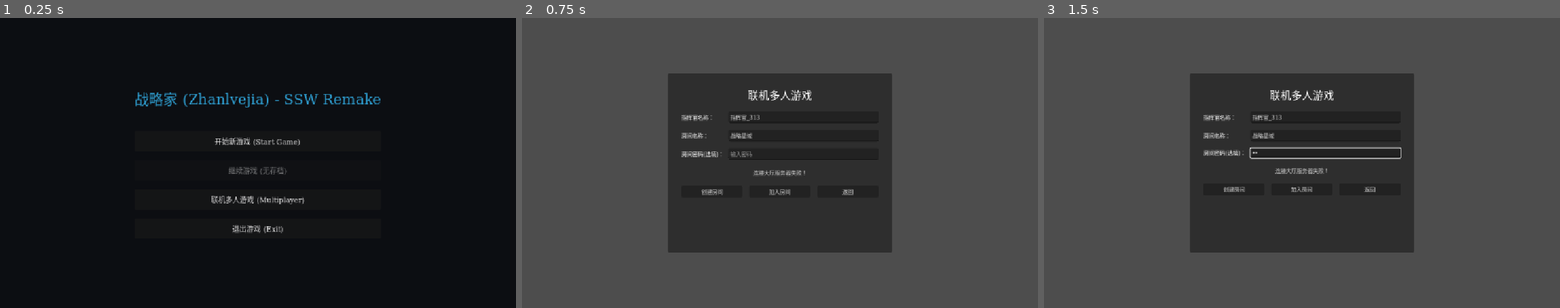
Above: before the commit, frames 1-3 (left to right).
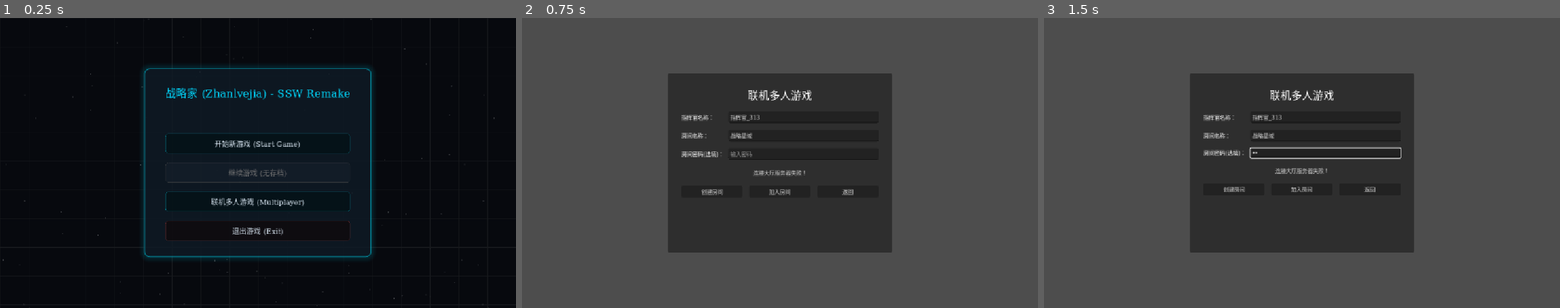
Above: after the commit, the same moments.

Repository: daizi-lab/Xgame
Game: Godot game, scene res://src/ui/main_menu.tscn
Same seed, same stepped clock (60 frames per second), same inputs: the game is played once before the commit and once after it.
Inputs (mouse positions are in pixels of both pictures, inside the frame that each line leads up to):
- Up to frame 1 (0.25 s): no input
- Up to frame 2 (0.75 s): click "联机多人游戏 (Multiplayer)" at 0.5 s
- Up to frame 3 (1.5 s): click (1327, 154) at 1.27 s; type "12" at 1.35 s

The runs differ from the first frame. In frame 1, 4.1% of the frame differs, in the area x 0-96%, y 0-100%; in frame 2, nothing differs; in frame 3, nothing differs.

Commit message:
feat: 重绘主菜单界面，升级为高级太空舱玻璃拟态HUD风格，并加入背景图

Diff:
--- a/src/ui/main_menu.gd
+++ b/src/ui/main_menu.gd
@@ -4,6 +4,24 @@
 const SAVE_PATH = "user://savegame.dat"
 
 func _ready() -> void:
+	# Hide default plain background
+	$Background.visible = false
+
+	# 1. Add Space Background Texture
+	var bg_texture = TextureRect.new()
+	bg_texture.texture = load("res://assets/images/galaxy/bg_space.png")
+	bg_texture.stretch_mode = TextureRect.STRETCH_TILE
+	bg_texture.set_anchors_preset(Control.PRESET_FULL_RECT)
+	add_child(bg_texture)
+	move_child(bg_texture, 0)
+
+	# 2. Add Dark Semi-transparent Overlay
+	var bg_overlay = ColorRect.new()
+	bg_overlay.color = Color(0.03, 0.04, 0.06, 0.75)
+	bg_overlay.set_anchors_preset(Control.PRESET_FULL_RECT)
+	add_child(bg_overlay)
+	move_child(bg_overlay, 1)
+
 	# Check if save file exists
 	if FileAccess.file_exists(SAVE_PATH):
 		continue_btn.disabled = false
@@ -17,6 +35,127 @@
 	$Center/VBox/ContinueButton.pressed.connect(_on_continue_pressed)
 	$Center/VBox/MultiplayerButton.pressed.connect(_on_multiplayer_pressed)
 	$Center/VBox/ExitButton.pressed.connect(_on_exit_pressed)
+
+	# 3. Reparent VBox into a premium glassmorphism PanelContainer
+	var vbox = $Center/VBox
+	$Center.remove_child(vbox)
+
+	var panel = PanelContainer.new()
+	var panel_style = StyleBoxFlat.new()
+	panel_style.bg_color = Color(0.06, 0.08, 0.12, 0.8) # Premium translucent deep blue
+	panel_style.border_width_left = 2
+	panel_style.border_width_top = 2
+	panel_style.border_width_right = 2
+	panel_style.border_width_bottom = 2
+	panel_style.border_color = Color(0.0, 0.75, 0.85, 0.5) # Glowing cyan border
+	panel_style.corner_radius_top_left = 12
+	panel_style.corner_radius_top_right = 12
+	panel_style.corner_radius_bottom_left = 12
+	panel_style.corner_radius_bottom_right = 12
+	panel_style.shadow_color = Color(0.0, 0.75, 0.85, 0.15)
+	panel_style.shadow_size = 12
+	panel.add_theme_stylebox_override("panel", panel_style)
+
+	var margin = MarginContainer.new()
+	margin.add_theme_constant_override("margin_left", 45)
+	margin.add_theme_constant_override("margin_top", 35)
+	margin.add_theme_constant_override("margin_right", 45)
+	margin.add_theme_constant_override("margin_bottom", 35)
+
+	panel.add_child(margin)
+	margin.add_child(vbox)
+	$Center.add_child(panel)
+
+	# 4. Style Title
+	var title = vbox.get_node("Title") as Label
+	title.add_theme_font_size_override("font_size", 24)
+	title.add_theme_color_override("font_color", Color(0.0, 0.85, 1.0)) # Neon cyan
+	title.horizontal_alignment = HORIZONTAL_ALIGNMENT_CENTER
+
+	# Add a HSeparator under title
+	var sep = HSeparator.new()
+	var sep_style = StyleBoxLine.new()
+	sep_style.color = Color(0.0, 0.75, 0.85, 0.3)
+	sep_style.grow_begin = 10.0
+	sep_style.grow_end = 10.0
+	sep.add_theme_stylebox_override("line", sep_style)
+	vbox.add_child(sep)
+	vbox.move_child(sep, 1)
+
+	# 5. Style Action Buttons
+	_style_menu_button(vbox.get_node("StartButton"), Color(0.0, 0.75, 0.85))
+	_style_menu_button(vbox.get_node("ContinueButton"), Color(0.0, 0.75, 0.85))
+	_style_menu_button(vbox.get_node("MultiplayerButton"), Color(0.0, 0.75, 0.85))
+	_style_menu_button(vbox.get_node("ExitButton"), Color(0.7, 0.25, 0.25))
+
+func _style_menu_button(btn: Button, color_base: Color) -> void:
+	var style_normal = StyleBoxFlat.new()
+	style_normal.bg_color = Color(color_base.r * 0.08, color_base.g * 0.08, color_base.b * 0.08, 0.6)
+	style_normal.border_width_left = 1
+	style_normal.border_width_top = 1
+	style_normal.border_width_right = 1
+	style_normal.border_width_bottom = 1
+	style_normal.border_color = Color(color_base.r * 0.7, color_base.g * 0.7, color_base.b * 0.7, 0.4)
+	style_normal.corner_radius_top_left = 6
+	style_normal.corner_radius_top_right = 6
+	style_normal.corner_radius_bottom_left = 6
+	style_normal.corner_radius_bottom_right = 6
+	style_normal.content_margin_left = 15
+	style_normal.content_margin_right = 15
+
+	var style_hover = StyleBoxFlat.new()
+	style_hover.bg_color = Color(color_base.r * 0.15, color_base.g * 0.15, color_base.b * 0.15, 0.75)
+	style_hover.border_width_left = 1
+	style_hover.border_width_top = 1
+	style_hover.border_width_right = 1
+	style_hover.border_width_bottom = 1
+	style_hover.border_color = Color(color_base.r, color_base.g, color_base.b, 0.8)
+	style_hover.corner_radius_top_left = 6
+	style_hover.corner_radius_top_right = 6
+	style_hover.corner_radius_bottom_left = 6
+	style_hover.corner_radius_bottom_right = 6
+	style_hover.shadow_color = Color(color_base.r, color_base.g, color_base.b, 0.2)
+	style_hover.shadow_size = 6
+	style_hover.content_margin_left = 15
+	style_hover.content_margin_right = 15
+
+	var style_pressed = StyleBoxFlat.new()
+	style_pressed.bg_color = Color(color_base.r * 0.05, color_base.g * 0.05, color_base.b * 0.05, 0.9)
+	style_pressed.border_width_left = 1
+	style_pressed.border_width_top = 1
+	style_pressed.border_width_right = 1
+	style_pressed.border_width_bottom = 1
+	style_pressed.border_color = Color(color_base.r * 0.8, color_base.g * 0.8, color_base.b * 0.8, 0.9)
+	style_pressed.corner_radius_top_left = 6
+	style_pressed.corner_radius_top_right = 6
+	style_pressed.corner_radius_bottom_left = 6
+	style_pressed.corner_radius_bottom_right = 6
+	style_pressed.content_margin_left = 15
+	style_pressed.content_margin_right = 15
+
+	var style_disabled = StyleBoxFlat.new()
+	style_disabled.bg_color = Color(0.12, 0.15, 0.2, 0.3)
+	style_disabled.border_width_left = 1
+	style_disabled.border_width_top = 1
+	style_disabled.border_width_right = 1
+	style_disabled.border_width_bottom = 1
+	style_disabled.border_color = Color(0.3, 0.3, 0.3, 0.2)
+	style_disabled.corner_radius_top_left = 6
+	style_disabled.corner_radius_top_right = 6
+	style_disabled.corner_radius_bottom_left = 6
+	style_disabled.corner_radius_bottom_right = 6
+	style_disabled.content_margin_left = 15
+	style_disabled.content_margin_right = 15
+
+	btn.add_theme_stylebox_override("normal", style_normal)
+	btn.add_theme_stylebox_override("hover", style_hover)
+	btn.add_theme_stylebox_override("pressed", style_pressed)
+	btn.add_theme_stylebox_override("disabled", style_disabled)
+	btn.add_theme_stylebox_override("focus", style_normal)
+	btn.add_theme_color_override("font_color", Color(0.85, 0.9, 0.95))
+	btn.add_theme_color_override("font_hover_color", Color.WHITE)
+	btn.add_theme_color_override("font_disabled_color", Color(0.45, 0.45, 0.45))
+	btn.mouse_default_cursor_shape = Control.CURSOR_POINTING_HAND
 
 func _on_start_pressed() -> void:
 	# Delete old save to start fresh
